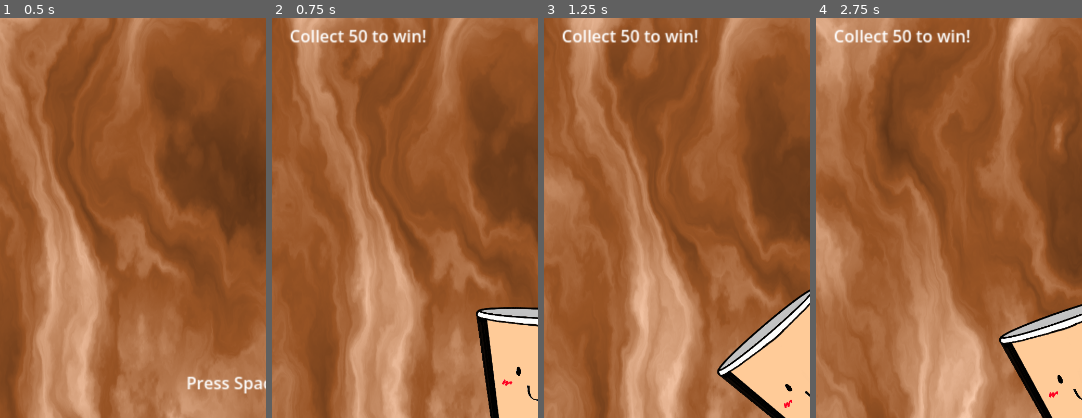
Above: before the commit, frames 1-4 (left to right).
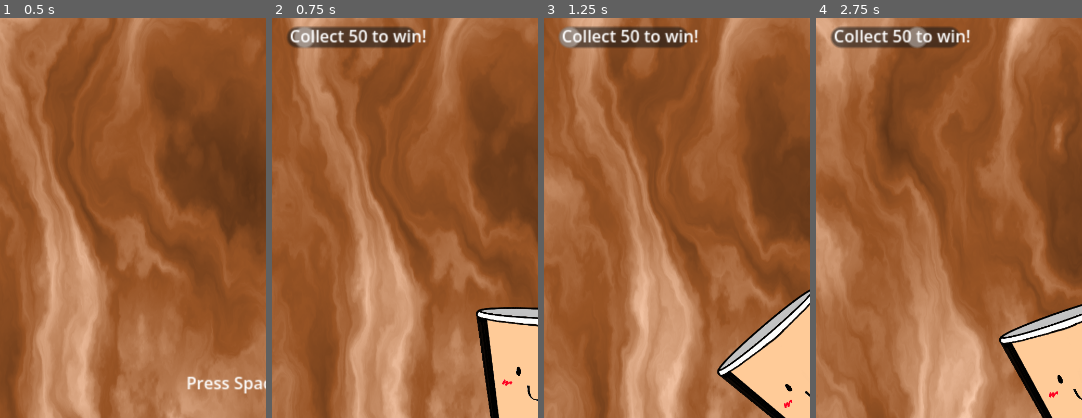
Above: after the commit, the same moments.

Repository: Octoan1/GD2-MG2-Group-3
Game: Godot game, scene res://menus/title.tscn
Two runs of this game, one before a commit and one after it. Both use one fixed random seed, a clock stepped at 60 frames per second and the inputs below. The engine's default icon, where the game draws it, is replaced by a stand-in: a white triangle on a blue panel in a dark square.
Inputs (mouse positions are % of the whole screen's width and height, from its top left):
- Up to frame 1 (0.5 s): no input
- Up to frame 2 (0.75 s): tap Space (action) at 0.5 s; move the mouse to (72, 45) at 0.52 s; hold Space (action) from 0.53 s (still down); click (72, 45) at 0.67 s
- Up to frame 3 (1.25 s): keep holding Space (action)
- Up to frame 4 (2.75 s): move the mouse to (30, 55) at 1.27 s; release Space (action) at 1.28 s; tap Space (action) at 1.35 s; click (30, 55) at 1.42 s; move the mouse to (60, 28) at 2.02 s; hold Space (action) from 2.03 s (still down); tap I at 2.1 s; click (60, 28) at 2.17 s
The pictures show only the part of the screen within x 0-50%, y 4-54%; the shares and areas given below are measured in that part.

Frame 1 is identical in both runs. In frame 2, 2.3% of the frame differs, in the area x 5-55%, y 2-8%; in frame 3, 2.3%; in frame 4, 2.3%.

Commit message:
Level system :

Diff:
--- a/cup_stuff/score.gd
+++ b/cup_stuff/score.gd
@@ -5,20 +5,19 @@
 func _ready() -> void:
 	score_board.player_score = 0
 	set_self_text()
+	score_board.player_score_changed.connect(set_self_text)
+	score_board.win_score_changed.connect(set_self_text)
 
 
 func _update_score(amount: int, destroy_location: Vector2, ingredients: Array):
 	score_board.player_score += amount
 	set_self_text()
-	if score_board.player_score > score_board.win_score:
-		call_deferred("end_game")
-
 	score_changed.emit(amount, destroy_location, ingredients)
 
 func end_game():
 	get_tree().change_scene_to_file("res://menus/end.tscn")
 
-func _on_wave_spawner_waves_complete() -> void:
+func _on_levels_complete() -> void:
 	end_game()
 
 func set_self_text():
--- a/menus/confirm_action.gd
+++ b/menus/confirm_action.gd
@@ -10,7 +10,7 @@
 
 # require the player to press and hold for something to occur
 func _process(delta: float):
-	if Input.is_action_pressed("action"): # Replace with your action name
+	if Input.is_action_pressed("action"):
 		hold_time += delta
 
 		# Check if we've passed the threshold and haven't triggered yet
@@ -22,8 +22,7 @@
 		if hold_triggered:
 			_on_long_press_released()
 
-		hold_time = 0.0
-		hold_triggered = false
+		reset()
 
 func _on_long_press_triggered():
 	on_long_press.emit()
@@ -35,3 +34,7 @@
 
 func get_pressed_amount() -> float:
 	return clamp(hold_time / hold_threshold, 0, 1)
+
+func reset(_reset: bool = true) -> void:
+	hold_time = 0.0
+	hold_triggered = false
--- a/menus/main.tscn
+++ b/menus/main.tscn
@@ -2,12 +2,14 @@
 
 [ext_resource type="PackedScene" uid="uid://t1og2mqy37ov" path="res://shader/coffee.tscn" id="1_gb18u"]
 [ext_resource type="PackedScene" uid="uid://3l24jhapkoql" path="res://object_spawner/object_spawner.tscn" id="2_k8qw4"]
-[ext_resource type="PackedScene" uid="uid://c8ucsaoy7oe6e" path="res://wave_control/wave_spawner.tscn" id="3_787nb"]
+[ext_resource type="Script" uid="uid://bl83stjneqpq6" path="res://wave_control/wave_spawner.gd" id="3_k8qw4"]
 [ext_resource type="Script" uid="uid://cmnp1aqvw5fgm" path="res://wave_control/level.gd" id="4_4mdi5"]
 [ext_resource type="Resource" uid="uid://c3vtb2cuuunfb" path="res://wave_control/levels/test1.tres" id="5_6o3oi"]
 [ext_resource type="Resource" uid="uid://bi1ryyvoby8n2" path="res://wave_control/levels/test2.tres" id="6_gb18u"]
 [ext_resource type="Resource" uid="uid://c3irfhj0thaye" path="res://wave_control/levels/level1.tres" id="7_k8qw4"]
+[ext_resource type="Script" uid="uid://y1q3llqtgola" path="res://menus/confirm_action.gd" id="9_i8mlb"]
 [ext_resource type="PackedScene" uid="uid://bfdj7se1k83q1" path="res://cup_stuff/cup.tscn" id="10_36uvt"]
+[ext_resource type="Script" uid="uid://dg3cwpg0cc31m" path="res://menus/hold_scroller.gd" id="10_h3p7w"]
 [ext_resource type="PackedScene" uid="uid://dt1rfxwv0qi3t" path="res://cup_stuff/trash_can.tscn" id="11_q0pb7"]
 [ext_resource type="PackedScene" uid="uid://cswvmjnmknhck" path="res://cup_stuff/victory_cup.tscn" id="12_u7aby"]
 [ext_resource type="PackedScene" uid="uid://cya8y0qjtkqxn" path="res://audio/music_player.tscn" id="13_b6cyy"]
@@ -22,11 +24,32 @@
 
 [node name="ObjectSpawner" parent="." unique_id=123667683 instance=ExtResource("2_k8qw4")]
 
-[node name="WaveSpawner" parent="." unique_id=248348919 node_paths=PackedStringArray("object_spawner", "spawn_pos_marker") instance=ExtResource("3_787nb")]
+[node name="WaveSpawner" type="Node2D" parent="." unique_id=248348919 node_paths=PackedStringArray("object_spawner", "spawn_pos_marker", "below_marker")]
+script = ExtResource("3_k8qw4")
 start_delay = 2.0
+end_delay = 2.0
 object_spawner = NodePath("../ObjectSpawner")
 levels = Array[ExtResource("4_4mdi5")]([ExtResource("5_6o3oi"), ExtResource("6_gb18u"), ExtResource("7_k8qw4")])
 spawn_pos_marker = NodePath("SpawnPos")
+below_marker = NodePath("BelowPos")
+
+[node name="ConfirmAction" type="Node2D" parent="WaveSpawner" unique_id=306427348]
+position = Vector2(-612, -766)
+scale = Vector2(4.9599977, 4.9599977)
+script = ExtResource("9_i8mlb")
+hold_threshold = 1.0
+
+[node name="Scroller" type="HScrollBar" parent="WaveSpawner/ConfirmAction" unique_id=1709509195 node_paths=PackedStringArray("confirm")]
+offset_left = 26.0
+offset_top = 17.0
+offset_right = 76.0
+offset_bottom = 25.0
+max_value = 1.0
+script = ExtResource("10_h3p7w")
+confirm = NodePath("..")
+
+[node name="BelowPos" type="Marker2D" parent="WaveSpawner" unique_id=459164614]
+position = Vector2(4, 316)
 
 [node name="SpawnPos" type="Marker2D" parent="WaveSpawner" unique_id=908576087]
 position = Vector2(2, -748)
@@ -93,9 +116,13 @@
 offset_bottom = -350.5
 text = "Selected Ingredient: Water"
 
+[connection signal="level_complete" from="WaveSpawner" to="WaveSpawner/ConfirmAction" method="reset"]
+[connection signal="level_complete" from="WaveSpawner" to="Popup" method="_on_level_complete"]
+[connection signal="level_start" from="WaveSpawner" to="Popup" method="_on_level_start"]
+[connection signal="levels_complete" from="WaveSpawner" to="UI/Score" method="_on_levels_complete"]
 [connection signal="wave_end" from="WaveSpawner" to="Popup" method="_on_wave_end"]
 [connection signal="wave_start" from="WaveSpawner" to="Popup" method="_on_wave_start"]
-[connection signal="waves_complete" from="WaveSpawner" to="UI/Score" method="_on_wave_spawner_waves_complete"]
+[connection signal="on_long_press" from="WaveSpawner/ConfirmAction" to="WaveSpawner" method="start_level"]
 [connection signal="score_changed" from="TrashCan" to="UI/Score" method="_update_score"]
 [connection signal="score_changed" from="VictoryCup" to="UI/Score" method="_update_score"]
 [connection signal="score_changed" from="UI/Score" to="MusicPlayer" method="_on_update_score"]
--- a/popup/popup.gd
+++ b/popup/popup.gd
@@ -59,11 +59,23 @@
 
 
 
-func _on_wave_end(wave_end_delay: float) -> void:
+func _on_wave_end(wave_end_delay: float, last_wave: bool) -> void:
 	next_wave.play()
-	pulse_label(Color.WHITE, "New wave in %d seconds" % wave_end_delay, Vector2(0, -300), wave_end_delay)
-
+	if not last_wave:
+		pulse_label(Color.WHITE, "New wave in %d seconds" % wave_end_delay, Vector2(0, -300), wave_end_delay)
+	else:
+		pulse_label(Color.WHITE, "All waves complete!", Vector2(0, -300), wave_end_delay)
 
 func _on_wave_start(wave_index: int) -> void:
 	wave_start.play()
 	pulse_label(Color.WHITE, "Wave %d" % (wave_index + 1), Vector2(0, -300), 2)
+
+func _on_level_complete(passed:bool) -> void:
+	if passed:
+		pulse_label(Color.GREEN, "Level complete!", Vector2(0, -300), 2)
+	else:
+		pulse_label(Color.RED, "You failed!", Vector2(0, -300), 2)
+
+
+func _on_level_start(index: int) -> void:
+	pulse_label(Color.WHITE, "Level %d" % (index + 1), Vector2(0, -300), 2)
--- a/wave_control/levels/test1.tres
+++ b/wave_control/levels/test1.tres
@@ -7,5 +7,4 @@
 [resource]
 script = ExtResource("1_t5evj")
 waves = Array[ExtResource("2_defeu")]([ExtResource("3_defeu")])
-score = 10
 metadata/_custom_type_script = "uid://cmnp1aqvw5fgm"
--- a/wave_control/wave_spawner.gd
+++ b/wave_control/wave_spawner.gd
@@ -1,15 +1,18 @@
 extends Node2D
 
+signal level_start(index: int)
+signal level_complete(passed: bool)
 signal waves_complete
 signal levels_complete
 signal wave_start(wave_index: int)
-signal wave_end(wave_end_delay: float)
+signal wave_end(wave_end_delay: float, last_wave: bool)
 
 @export var start_delay: float
-@export var level_complete_predicate: Callable
-@export var object_spawner: Spawner
+@export var end_delay: float
+@export var object_spawner: ObjectSpawner
 @export var levels: Array[Level]
 @export var spawn_pos_marker: Marker2D
+@export var below_marker: Marker2D
 var spawn_pos: Vector2 # made it originate as Market2D so its more visible in inspector
 
 # level details
@@ -28,15 +31,23 @@
 var sent_wave_end: bool = false
 
 func start_level():
-	score_board.win_score = current_level().score
-	score_board.player_score = 0
-	running_level = true
+	if not running_level:
+		level_start.emit(level_index)
+		score_board.win_score = current_level().score
+		score_board.player_score = 0
+		running_level = true
 
 # Finish the level before all the waves are to run out
 func finish_level():
-	if score_board.player_score >= score_board.win_score:
+	print("Finish level invoked")
+	var passed = score_board.player_score >= score_board.win_score
+	if passed:
 		level_index += 1
+
+	level_complete.emit(passed)
+
 	running_level = false
+
 	reset_wave_data()
 
 	if level_index >= levels.size():
@@ -85,9 +96,16 @@
 				spawn_ingredient_random_position(current_wave().ingredients[ingredient_index])
 		# no more ingredients
 		else:
+			var last_wave = wave_index >= current_waves().size() - 1
 			if not sent_wave_end:
-				wave_end.emit(current_wave().delay_next_wave)
+				wave_end.emit(current_wave().delay_next_wave, last_wave)
 				sent_wave_end = true
+
+			if last_wave and not all_ingredients_below():
+				prev_spawn_time = time
+				spawn_delta = -1
+			# wait time OR if it is the last wave wait until all ingredients are below a certain point
+
 			if spawn_delta >= current_wave().delay_next_wave:
 				prev_spawn_time = time
 				ingredient_index = 0
@@ -107,6 +125,13 @@
 	prev_spawn_time = time
 	ingredient_index += 1
 
+func all_ingredients_below() -> bool:
+	for child in object_spawner.object_container.get_children():
+		if child.position.y < below_marker.global_position.y:
+			return false
+
+	return true
+
 # helper stuff
 func current_wave() -> Wave:
 	return current_waves()[wave_index]
--- a/wave_control/wave_spawner.tscn
+++ b/wave_control/wave_spawner.tscn
@@ -3,18 +3,14 @@
 [ext_resource type="Script" uid="uid://bl83stjneqpq6" path="res://wave_control/wave_spawner.gd" id="1_vmr0h"]
 [ext_resource type="Script" uid="uid://cmnp1aqvw5fgm" path="res://wave_control/level.gd" id="2_awo6i"]
 [ext_resource type="Resource" uid="uid://c3vtb2cuuunfb" path="res://wave_control/levels/test1.tres" id="3_awo6i"]
-[ext_resource type="Script" uid="uid://ba1a8k18jc2mo" path="res://wave_control/spawner.gd" id="4_lmc33"]
 [ext_resource type="Resource" uid="uid://bi1ryyvoby8n2" path="res://wave_control/levels/test2.tres" id="4_qql5r"]
 [ext_resource type="Script" uid="uid://dg3cwpg0cc31m" path="res://menus/hold_scroller.gd" id="6_t6v3m"]
 [ext_resource type="Script" uid="uid://y1q3llqtgola" path="res://menus/confirm_action.gd" id="8_qql5r"]
 
 [node name="WaveSpawner" type="Node2D" unique_id=248348919 node_paths=PackedStringArray("object_spawner")]
 script = ExtResource("1_vmr0h")
-object_spawner = NodePath("Spawner")
+object_spawner = NodePath("")
 levels = Array[ExtResource("2_awo6i")]([ExtResource("3_awo6i"), ExtResource("4_qql5r")])
-
-[node name="Spawner" type="Node2D" parent="." unique_id=1209090634]
-script = ExtResource("4_lmc33")
 
 [node name="ConfirmAction" type="Node2D" parent="." unique_id=306427348]
 script = ExtResource("8_qql5r")
